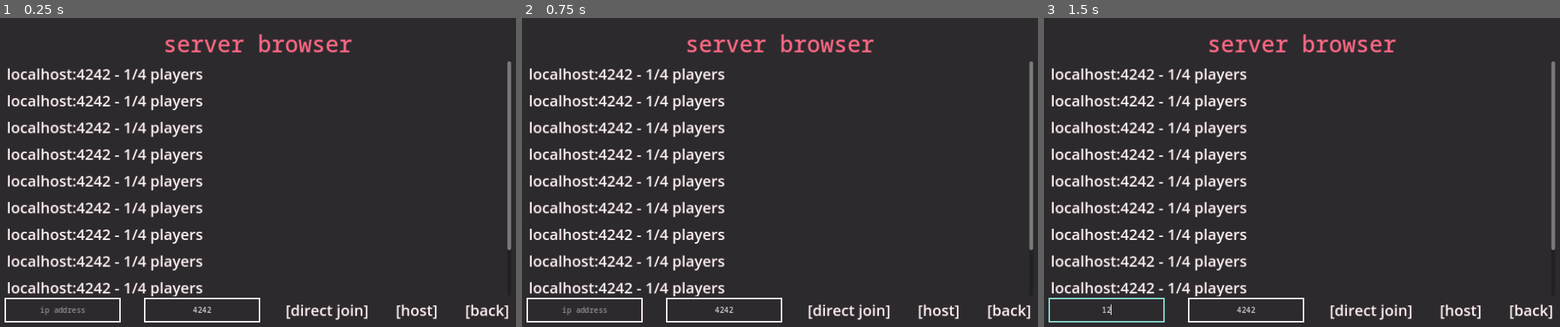
Above: before the commit, frames 1-3 (left to right).
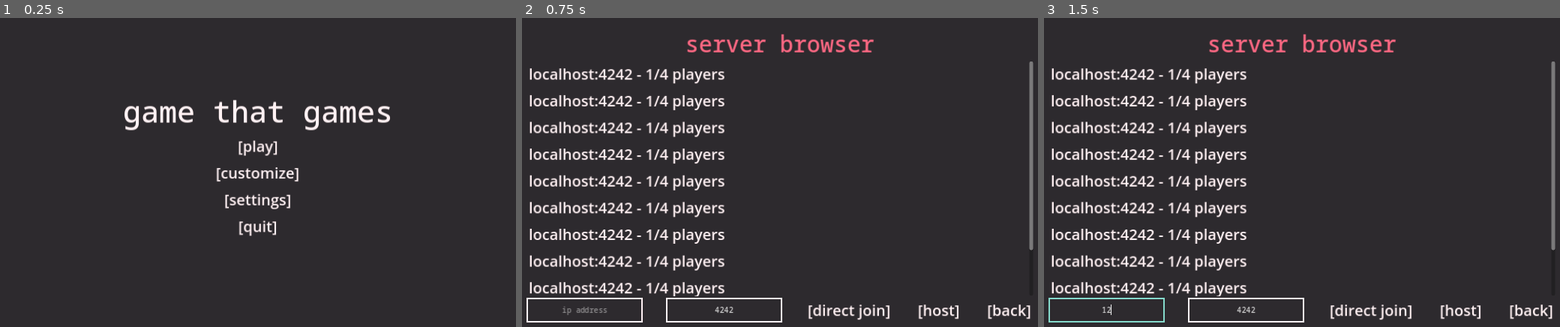
Above: after the commit, the same moments.

Repository: 4efk/new-mp-game
Game: Godot game, scene res://Menu/main_menu.tscn
The game is run twice, just before and just after one commit, with the same random seed, the same clock (stepped at 60 frames per second) and the same inputs.
Inputs (mouse positions are in pixels of both pictures, inside the frame that each line leads up to):
- Up to frame 1 (0.25 s): no input
- Up to frame 2 (0.75 s): click (780, 144) at 0.5 s, where only the run after the commit has a clickable "[play]"
- Up to frame 3 (1.5 s): click (1105, 308) at 1.27 s; type "12" at 1.35 s

The runs differ from the first frame. In frame 1, 11% of the frame differs, in the area x 0-100%, y 5-99%; in frame 2, nothing differs; in frame 3, nothing differs.

Commit message:
popup work

Diff:
--- a/src/Menu/main_menu.gd
+++ b/src/Menu/main_menu.gd
@@ -49,7 +49,7 @@
 		if !server_list.has_node(available_server):
 			var server_button_instance = server_browser_server_button.instantiate()
 			server_button_instance.name = available_server
-			server_button_instance.text = available_servers_key_strings[available_servers_names_reformatted.find(available_server)]
+			server_button_instance.text = available_servers_key_strings[available_servers_names_reformatted.find(available_server)] + ' - ' + str(Networking.available_servers[available_servers_key_strings[available_servers_names_reformatted.find(available_server)]][2]) + '/4 players'
 			server_button_instance.ip_address = Networking.available_servers[available_servers_key_strings[available_servers_names_reformatted.find(available_server)]][0]
 			server_button_instance.port = Networking.available_servers[available_servers_key_strings[available_servers_names_reformatted.find(available_server)]][1]
 			server_list.add_child(server_button_instance)
@@ -159,3 +159,7 @@
 func _on_c_back_button_pressed() -> void:
 	customize_ui.hide()
 	main_menu.show()
+
+# popups stuff
+func _on_popup_close_button_pressed() -> void:
+	get_node("Popups/Popup1").hide()
--- a/src/Menu/main_menu.tscn
+++ b/src/Menu/main_menu.tscn
@@ -19,7 +19,6 @@
 script = ExtResource("1_nmt8t")
 
 [node name="MainMenu" type="Control" parent="."]
-visible = false
 layout_mode = 1
 anchors_preset = 15
 anchor_right = 1.0
@@ -80,6 +79,7 @@
 layout_mode = 2
 focus_mode = 0
 theme_override_colors/font_hover_color = Color(0.521569, 0.854902, 0.8, 1)
+theme_override_colors/font_pressed_color = Color(0.678431, 0.854902, 0.470588, 1)
 theme_override_colors/font_color = Color(1, 0.945098, 0.952941, 1)
 theme_override_font_sizes/font_size = 32
 text = "[play]"
@@ -89,6 +89,7 @@
 layout_mode = 2
 focus_mode = 0
 theme_override_colors/font_hover_color = Color(0.521569, 0.854902, 0.8, 1)
+theme_override_colors/font_pressed_color = Color(0.678431, 0.854902, 0.470588, 1)
 theme_override_colors/font_color = Color(1, 0.945098, 0.952941, 1)
 theme_override_font_sizes/font_size = 32
 text = "[customize]"
@@ -98,6 +99,7 @@
 layout_mode = 2
 focus_mode = 0
 theme_override_colors/font_hover_color = Color(0.521569, 0.854902, 0.8, 1)
+theme_override_colors/font_pressed_color = Color(0.678431, 0.854902, 0.470588, 1)
 theme_override_colors/font_color = Color(1, 0.945098, 0.952941, 1)
 theme_override_font_sizes/font_size = 32
 text = "[settings]"
@@ -107,12 +109,14 @@
 layout_mode = 2
 focus_mode = 0
 theme_override_colors/font_hover_color = Color(0.521569, 0.854902, 0.8, 1)
+theme_override_colors/font_pressed_color = Color(0.678431, 0.854902, 0.470588, 1)
 theme_override_colors/font_color = Color(1, 0.945098, 0.952941, 1)
 theme_override_font_sizes/font_size = 32
 text = "[quit]"
 flat = true
 
 [node name="HostJoinBrowser" type="Control" parent="."]
+visible = false
 layout_mode = 1
 anchors_preset = 15
 anchor_right = 1.0
@@ -195,6 +199,7 @@
 layout_mode = 2
 focus_mode = 0
 theme_override_colors/font_hover_color = Color(0.521569, 0.854902, 0.8, 1)
+theme_override_colors/font_pressed_color = Color(0.678431, 0.854902, 0.470588, 1)
 theme_override_colors/font_color = Color(1, 0.945098, 0.952941, 1)
 theme_override_font_sizes/font_size = 32
 text = "[join]"
@@ -223,6 +228,7 @@
 layout_mode = 2
 focus_mode = 0
 theme_override_colors/font_hover_color = Color(0.521569, 0.854902, 0.8, 1)
+theme_override_colors/font_pressed_color = Color(0.678431, 0.854902, 0.470588, 1)
 theme_override_colors/font_color = Color(1, 0.945098, 0.952941, 1)
 theme_override_font_sizes/font_size = 32
 text = "[direct join]"
@@ -232,6 +238,7 @@
 layout_mode = 2
 focus_mode = 0
 theme_override_colors/font_hover_color = Color(0.521569, 0.854902, 0.8, 1)
+theme_override_colors/font_pressed_color = Color(0.678431, 0.854902, 0.470588, 1)
 theme_override_colors/font_color = Color(1, 0.945098, 0.952941, 1)
 theme_override_font_sizes/font_size = 32
 text = "[host]"
@@ -241,6 +248,7 @@
 layout_mode = 2
 focus_mode = 0
 theme_override_colors/font_hover_color = Color(0.521569, 0.854902, 0.8, 1)
+theme_override_colors/font_pressed_color = Color(0.678431, 0.854902, 0.470588, 1)
 theme_override_colors/font_color = Color(1, 0.945098, 0.952941, 1)
 theme_override_font_sizes/font_size = 32
 text = "[back]"
@@ -584,6 +592,7 @@
 layout_mode = 2
 focus_mode = 0
 theme_override_colors/font_hover_color = Color(0.521569, 0.854902, 0.8, 1)
+theme_override_colors/font_pressed_color = Color(0.678431, 0.854902, 0.470588, 1)
 theme_override_colors/font_color = Color(1, 0.945098, 0.952941, 1)
 theme_override_font_sizes/font_size = 32
 text = "[leave]
@@ -726,6 +735,7 @@
 layout_mode = 2
 focus_mode = 0
 theme_override_colors/font_hover_color = Color(0.521569, 0.854902, 0.8, 1)
+theme_override_colors/font_pressed_color = Color(0.678431, 0.854902, 0.470588, 1)
 theme_override_colors/font_color = Color(1, 0.945098, 0.952941, 1)
 theme_override_font_sizes/font_size = 32
 text = "[color]
@@ -760,10 +770,98 @@
 layout_mode = 2
 focus_mode = 0
 theme_override_colors/font_hover_color = Color(0.521569, 0.854902, 0.8, 1)
+theme_override_colors/font_pressed_color = Color(0.678431, 0.854902, 0.470588, 1)
 theme_override_colors/font_color = Color(1, 0.945098, 0.952941, 1)
 theme_override_font_sizes/font_size = 32
 text = "[back]
 "
+flat = true
+
+[node name="Control" type="Control" parent="."]
+anchors_preset = 0
+offset_right = 40.0
+offset_bottom = 40.0
+
+[node name="Popups" type="CenterContainer" parent="."]
+layout_mode = 1
+anchors_preset = 15
+anchor_right = 1.0
+anchor_bottom = 1.0
+grow_horizontal = 2
+grow_vertical = 2
+mouse_filter = 2
+
+[node name="Popup1" type="Control" parent="Popups"]
+visible = false
+custom_minimum_size = Vector2(320, 180)
+layout_mode = 2
+mouse_filter = 2
+
+[node name="ColorRect" type="ColorRect" parent="Popups/Popup1"]
+layout_mode = 1
+anchors_preset = 8
+anchor_left = 0.5
+anchor_top = 0.5
+anchor_right = 0.5
+anchor_bottom = 0.5
+offset_left = -160.0
+offset_top = -90.0
+offset_right = 160.0
+offset_bottom = 90.0
+grow_horizontal = 2
+grow_vertical = 2
+mouse_filter = 2
+
+[node name="ColorRect2" type="ColorRect" parent="Popups/Popup1"]
+layout_mode = 1
+anchors_preset = 8
+anchor_left = 0.5
+anchor_top = 0.5
+anchor_right = 0.5
+anchor_bottom = 0.5
+offset_left = -157.0
+offset_top = -87.0
+offset_right = 157.0
+offset_bottom = 87.0
+grow_horizontal = 2
+grow_vertical = 2
+mouse_filter = 2
+color = Color(0.176471, 0.164706, 0.180392, 1)
+
+[node name="VBoxContainer" type="VBoxContainer" parent="Popups/Popup1"]
+custom_minimum_size = Vector2(180, 0)
+layout_mode = 1
+anchors_preset = 15
+anchor_right = 1.0
+anchor_bottom = 1.0
+offset_left = 10.0
+offset_top = 10.0
+offset_right = -10.0
+offset_bottom = -10.0
+grow_horizontal = 2
+grow_vertical = 2
+alignment = 1
+
+[node name="Title" type="Label" parent="Popups/Popup1/VBoxContainer"]
+custom_minimum_size = Vector2(100, 34)
+layout_mode = 2
+theme_override_colors/font_color = Color(0.992157, 0.407843, 0.513726, 1)
+theme_override_fonts/font = ExtResource("1_16r03")
+theme_override_font_sizes/font_size = 24
+text = "adas ajkdadjnkaskd"
+horizontal_alignment = 1
+autowrap_mode = 2
+
+[node name="PopupCloseButton" type="Button" parent="Popups/Popup1/VBoxContainer"]
+layout_mode = 2
+size_flags_horizontal = 4
+focus_mode = 0
+theme_override_colors/font_hover_pressed_color = Color(0.521569, 0.854902, 0.8, 1)
+theme_override_colors/font_hover_color = Color(0.521569, 0.854902, 0.8, 1)
+theme_override_colors/font_pressed_color = Color(0.678431, 0.854902, 0.470588, 1)
+theme_override_colors/font_color = Color(1, 0.945098, 0.952941, 1)
+theme_override_font_sizes/font_size = 24
+text = "[close]"
 flat = true
 
 [connection signal="pressed" from="MainMenu/VBoxContainer/PlayButton" to="." method="_on_play_button_pressed"]
@@ -785,3 +883,4 @@
 [connection signal="pressed" from="Customize/VBoxContainer/HBoxContainer/ChooseColorButton" to="." method="_on_choose_color_button_pressed"]
 [connection signal="text_changed" from="Customize/VBoxContainer/HBoxContainer/CustomLetter" to="." method="_on_custom_letter_text_changed"]
 [connection signal="pressed" from="Customize/VBoxContainer/HBoxContainer2/CBackButton" to="." method="_on_c_back_button_pressed"]
+[connection signal="pressed" from="Popups/Popup1/VBoxContainer/PopupCloseButton" to="." method="_on_popup_close_button_pressed"]
